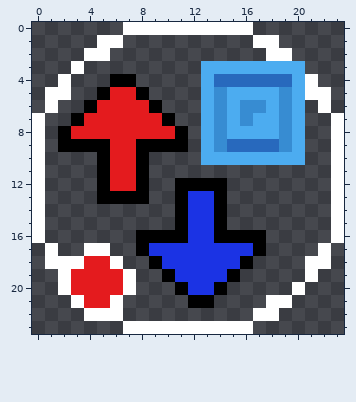
One commit to this pixel-art file: Resources/controller.aseprite. This is how it looked before the edit.
24x24 pixels, 1 frame.
Once edited:
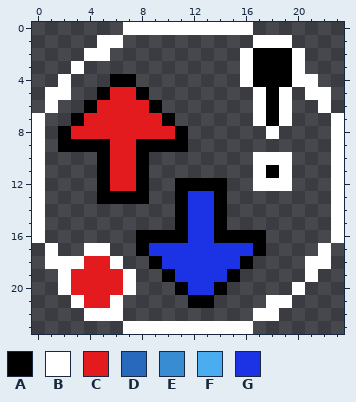
Palette (. is transparent): A #000000  B #ffffff  C #e41b1e  D #2869bd  E #378cd2  F #4cacf0  G #1b33e4
Commit: Add support for render-only force load controller
Changes in this commit:
layer "Cassette" now hidden
layer "Bang" added
y 1: x 19 . -> B
y 2: x 16..20 ..BB. -> BAAAB
y 3: x 13..20 FFFFFFFF -> ...BAAAB
y 4: x 13..20 FDDDDDDF -> ...BAAAB
y 5: x 13..20 FEFFFFEF -> ....BAB.
y 6: x 13..20 FEFEEFEF -> ....BAB.
y 7: x 13..20 FEFEFFEF -> ....BAB.
y 8: x 13..20 FEFFFFEF -> .....B..
y 9: x 13..20 FEDDDDEF -> ........
y 10: x 13..20 FFFFFFFF -> ....BBB.
y 11: x 17..19 ... -> BAB
y 12: x 17..19 ... -> BBB
